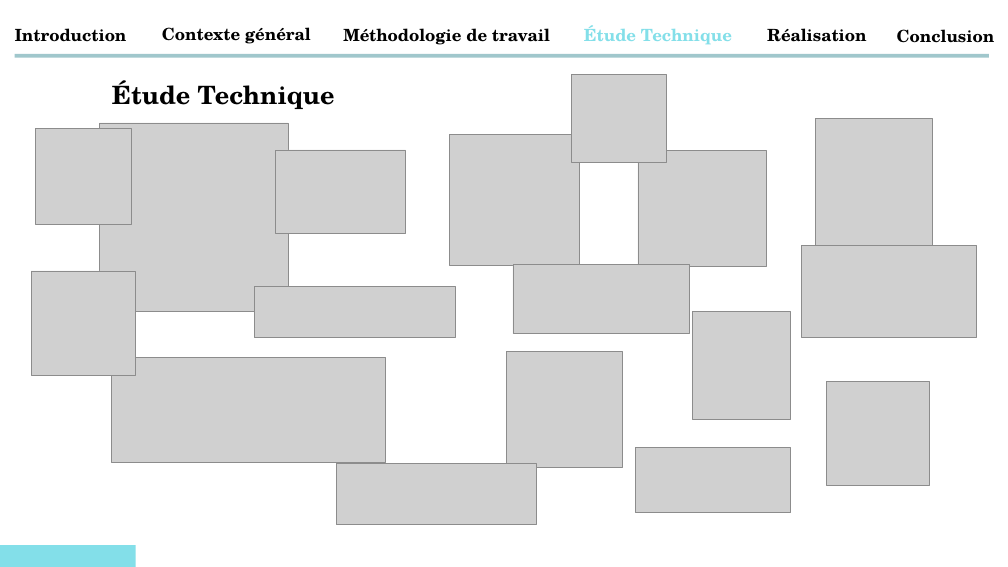
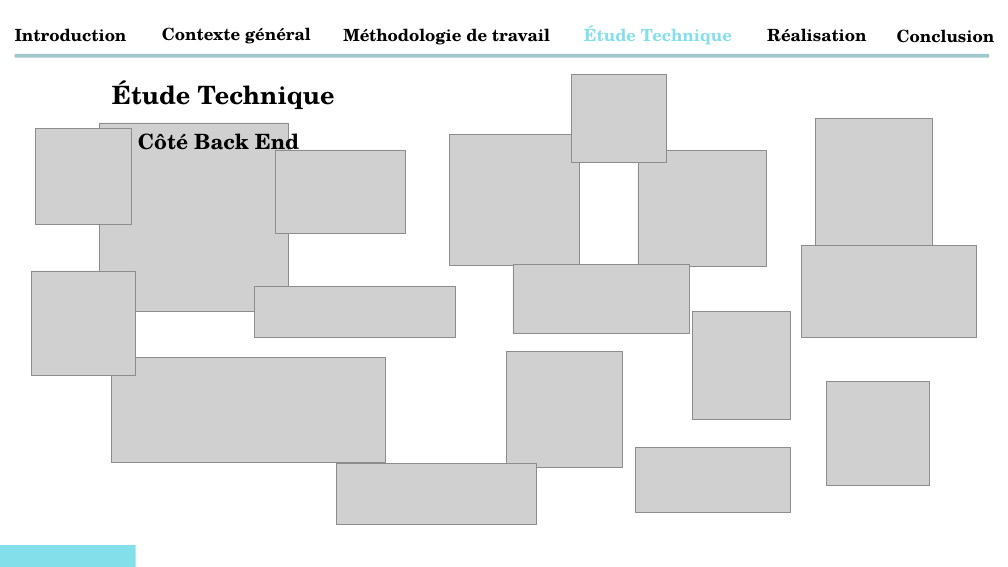
Before and after one commit to abdessamadtanafaat/AdminDashboard, a slide deck: slide 12 of PRESENTATION PFA/Presentatin PFA .pptx (slide 10 before the commit). Drawn at 1008x567 pixels with LibreOffice and Linux fonts; fonts in the diff are those of the drawing; grey boxes stand for pictures. Boxes give left, top, right and bottom in pixels: in the first picture for what was removed or moved away, otherwise in the second. Text is boxed around its words. In the diff, an @@ line names an element or a change of style, - is before the commit and + after.

```diff
--- a/PRESENTATION PFA/Presentatin PFA .pptx
+++ b/PRESENTATION PFA/Presentatin PFA .pptx
@@ text added at (138, 128, 299, 156), 20 pt, text #000000, bold @@
+Côté Back End
```
Also in this commit, not shown: 2 slides added, 6 other files.
